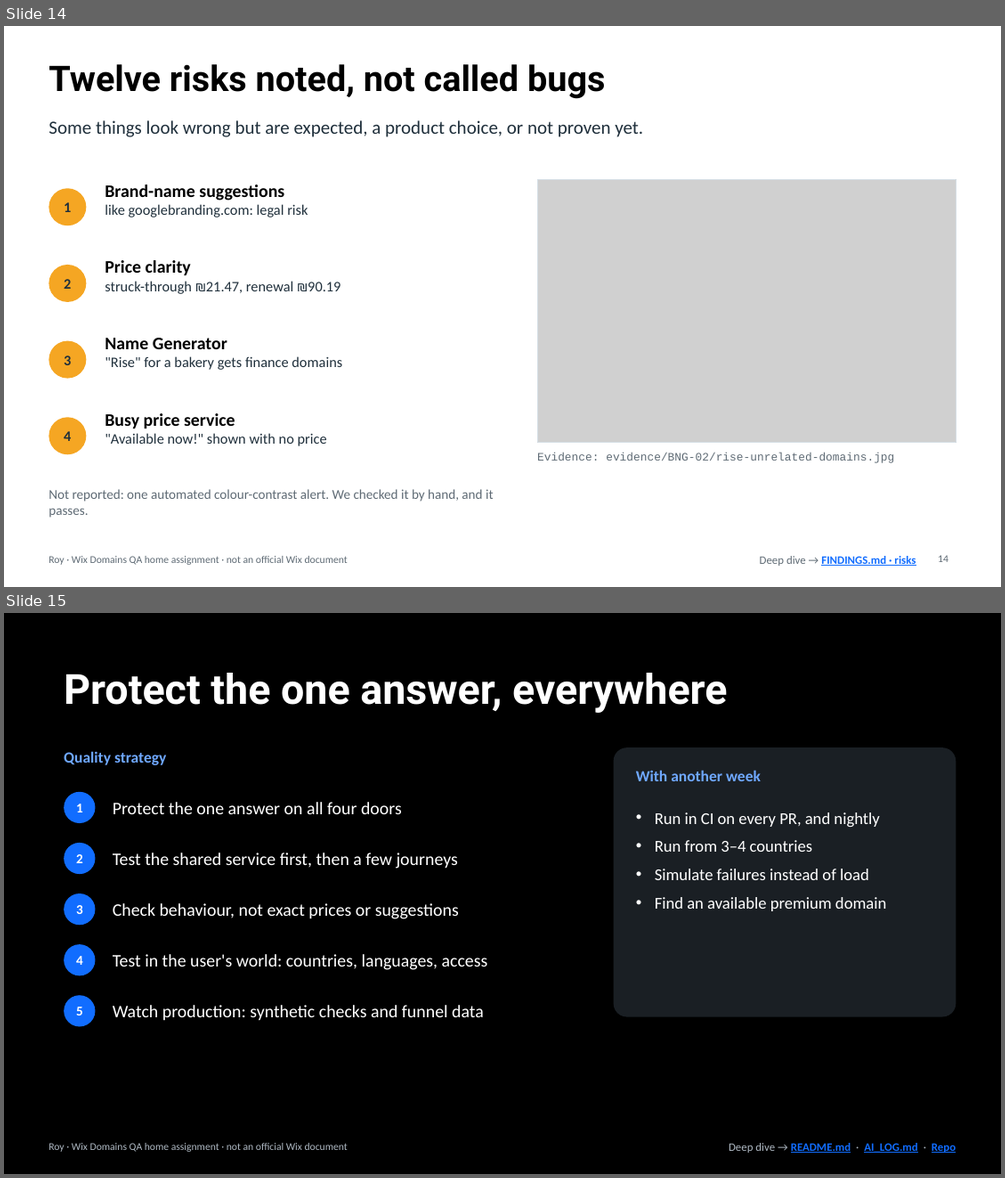
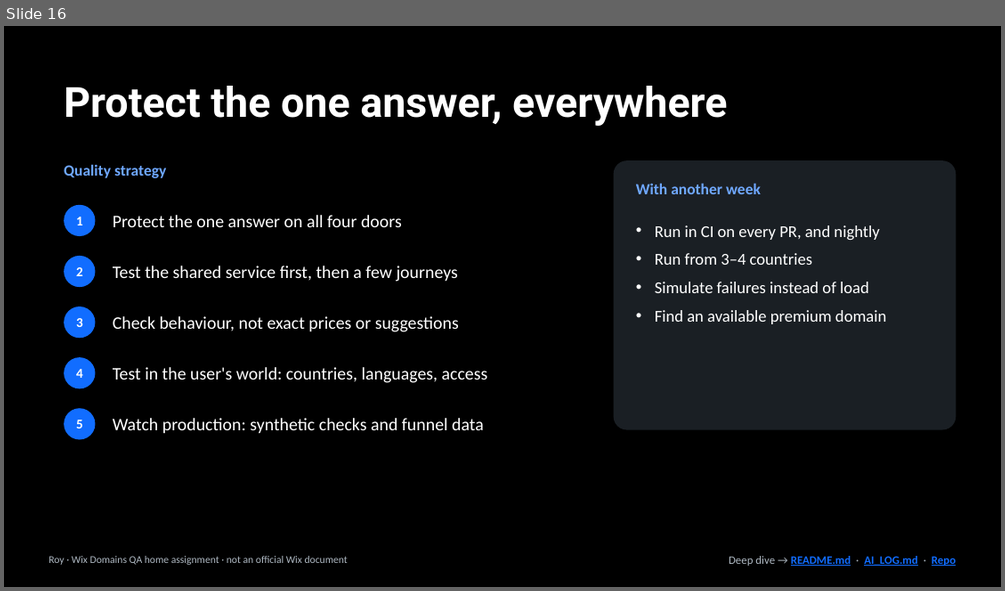
Before and after one commit to kazes5/WixAssignment, a slide deck: presentation/WixDomains_QA.pptx. Shown one above the other, each under a label of ours: slides 14 and 15 before the commit, slide 16 after it. The pictures are 1005x1178 and 1005x591 pixels, drawn with LibreOffice and Linux fonts; fonts in the diff are those of the drawing; grey boxes stand for pictures. Boxes give left, top, right and bottom in pixels: in the first picture for what was removed or moved away, otherwise in the second. Text is boxed around its words. In the diff, an @@ line names an element or a change of style, - is before the commit and + after.

```diff
--- a/presentation/WixDomains_QA.pptx
+++ b/presentation/WixDomains_QA.pptx
@@ slide 14 removed at [4,26,1001,587], background #FFFFFF @@
@@ title removed at [48,64,605,99] @@
-Twelve risks noted, not called bugs
@@ text removed at [48,120,643,137] @@
-Some things look wrong but are expected, a product choice, or not proven yet.
@@ text removed at [105,184,307,217] @@
-Brand-name suggestions
-like googlebranding.com: legal risk
@@ picture removed at [537,179,956,442] @@
@@ rectangle removed at [537,179,956,442] @@
@@ ellipse removed at [48,188,86,225] @@
@@ text removed at [64,202,71,212] @@
-1
@@ ellipse removed at [48,265,86,302] @@
@@ text removed at [105,260,340,294] @@
-Price clarity
-struck-through ₪21.47, renewal ₪90.19
@@ text removed at [64,279,71,289] @@
-2
@@ ellipse removed at [48,341,86,378] @@
@@ text removed at [105,338,342,370] @@
-Name Generator
-"Rise" for a bakery gets finance domains
@@ text removed at [64,355,71,365] @@
-3
@@ ellipse removed at [48,417,86,454] @@
@@ text removed at [105,413,327,446] @@
-Busy price service
-"Available now!" shown with no price
@@ text removed at [64,431,71,441] @@
-4
@@ text removed at [537,452,894,463] @@
-Evidence: evidence/BNG-02/rise-unrelated-domains.jpg
@@ text removed at [48,489,494,517] @@
-Not reported: one automated colour-contrast alert. We checked it by hand, and it passes.
@@ text removed at [48,556,348,564] @@
-Roy · Wix Domains QA home assignment · not an official Wix document
@@ text removed at [760,556,915,565] @@
-Deep dive → FINDINGS.md · risks
@@ page number removed at [938,555,948,562] @@
-14
@@ what was slide 15 is now slide 16 @@
```
Also in this commit, not shown: 5 slides changed, 9 slides added, 7 other slides removed, 4 other files.
